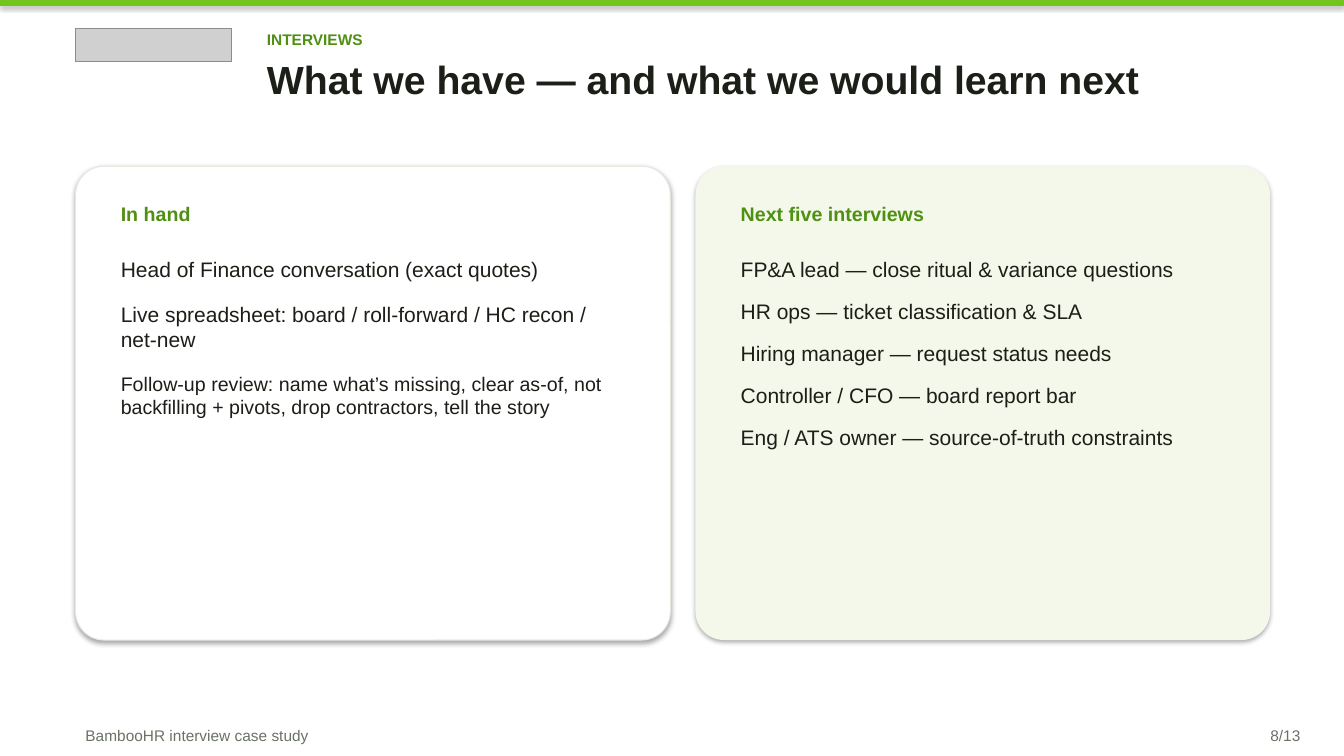
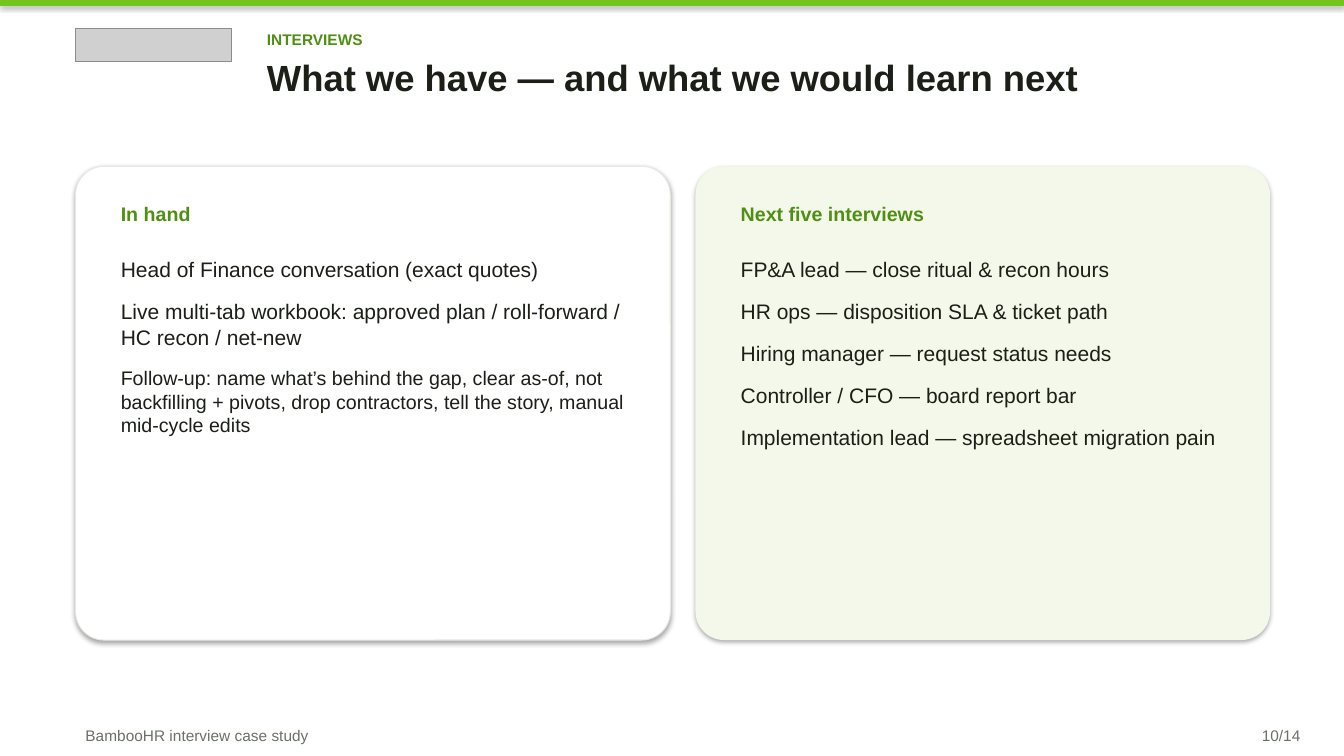
Before and after one commit to Brigdawg/Headcount-Reconciliation, a slide deck: slide 10 of deck/Headcount_Control_Tower_Case_Study.pptx (slide 8 before the commit). Drawn at 1344x756 pixels with LibreOffice and Linux fonts; fonts in the diff are those of the drawing; grey boxes stand for pictures. Boxes give left, top, right and bottom in pixels: in the first picture for what was removed or moved away, otherwise in the second. Text is boxed around its words. In the diff, an @@ line names an element or a change of style, - is before the commit and + after.

Commit message:
Strengthen deck around the problem, client value, and BambooHR value.
Add scrubbed “current spreadsheet” slide, clearer cross-functional process, and market stats focused on HR–Finance cohesion and recon time.

```diff
--- a/deck/Headcount_Control_Tower_Case_Study.pptx
+++ b/deck/Headcount_Control_Tower_Case_Study.pptx
@@ text "What we have — and ..." at <box>267,64,1078,92</box>: size 28 to 26 pt @@
@@ text at <box>741,261,1109,324</box>: text changed @@
-FP&A lead — close ritual & variance questions
-HR ops — ticket classification & SLA
+FP&A lead — close ritual & recon hours
+HR ops — disposition SLA & ticket path
@@ text at <box>121,303,623,436</box>: text changed @@
-Live spreadsheet: board / roll-forward / HC recon / net-new
-Follow-up review: name what’s missing, clear as-of, not backfilling + pivots, drop contractors, tell the story
+Live multi-tab workbook: approved plan / roll-forward / HC recon / net-new
+Follow-up: name what’s behind the gap, clear as-of, not backfilling + pivots, drop contractors, tell the story, manual mid-cycle edits
@@ text at <box>741,429,1216,450</box>: text changed @@
-Eng / ATS owner — source-of-truth constraints
+Implementation lead — spreadsheet migration pain
@@ text at <box>1262,730,1301,741</box>: text changed @@
-8/13
+10/14
```
Also in this commit, not shown: 8 other slides changed, 5 slides added, 4 slides removed, 3 other files.
